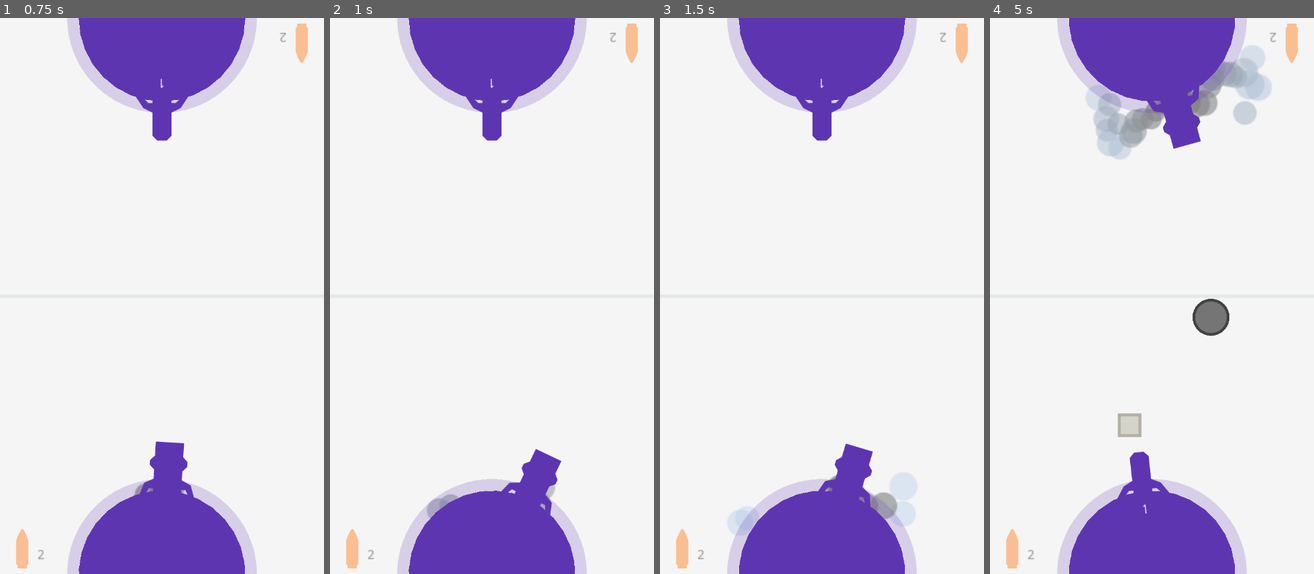
Above: before the commit, frames 1-4 (left to right).
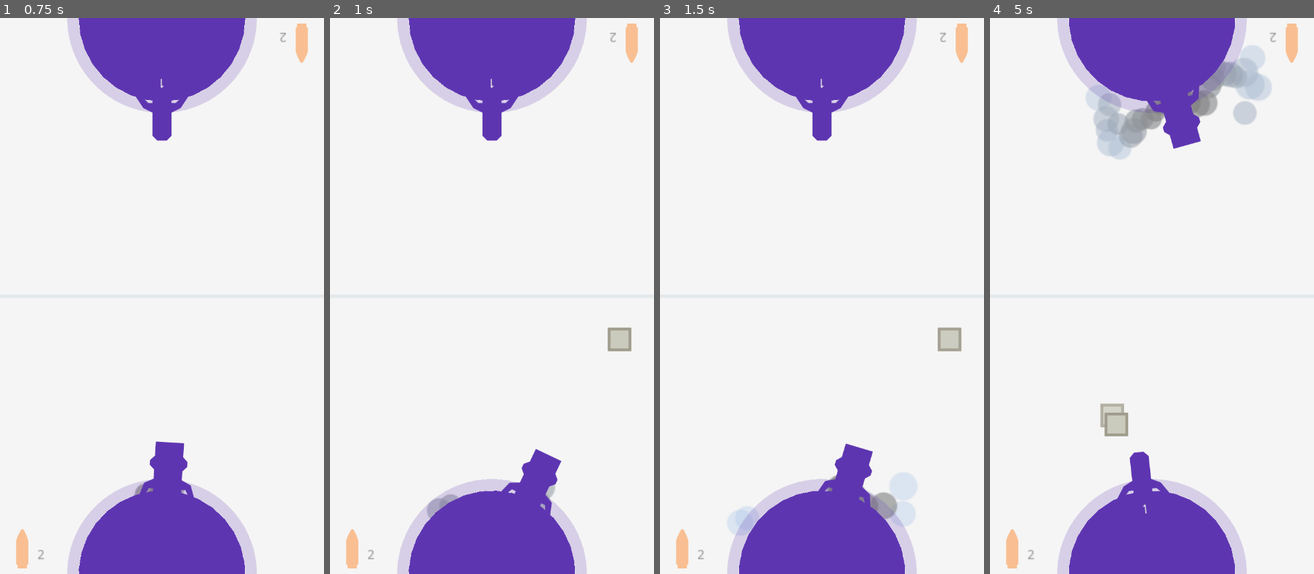
Above: after the commit, the same moments.

Repository: HassanHeydariNasab/2-player-battle
Game: Godot game, scene res://Main.tscn
Same seed, same stepped clock (60 frames per second), same inputs: the game is played once before the commit and once after it.
Inputs (mouse positions are in pixels of both pictures, inside the frame that each line leads up to):
- Up to frame 1 (0.75 s): tap Enter at 0.5 s; move the mouse to (145, 407) at 0.52 s; hold Right (A_right) from 0.53 s (still down); hold Down (A_change_weapon) from 0.53 s (still down); click (145, 407) at 0.67 s
- Up to frame 2 (1 s): keep holding Right (A_right); keep holding Down (A_change_weapon)
- Up to frame 3 (1.5 s): release Right (A_right) at 1.25 s; release Down (A_change_weapon) at 1.25 s; drag from (919, 379) to (805, 407) at 1.27 s
- Up to frame 4 (5 s): move the mouse to (1054, 212) at 2.02 s; hold Left (A_left) 2.03-2.75 s; hold S (B_change_weapon) 2.03-2.75 s; drag from (1168, 296) to (1054, 212) at 2.77 s; tap Space at 3.5 s; move the mouse to (1103, 157) at 3.52 s; hold Left (A_left) 3.53-4.25 s; hold Down (A_change_weapon) 3.53-4.25 s; tap Enter at 4.25 s; drag from (1223, 268) to (1129, 423) at 4.27 s

Frame 1 is identical in both runs. In frame 2, 0.3% of the frame differs, in the area x 85-94%, y 55-60%; in frame 3, 0.3%; in frame 4, 1.2%, in the area x 34-74%, y 50-76%.

Commit message:
Add some sounds

Diff:
--- a/Bomb.gd
+++ b/Bomb.gd
@@ -4,8 +4,10 @@
 onready var Explode = $Explode
 onready var Lifetime = $Lifetime
 
-const POWER = 20
+const POWER = 10
 var target = null
+
+var is_exploded = false
 
 func _ready():
 	randomize()
@@ -14,7 +16,7 @@
 		Tween.TRANS_QUAD, Tween.EASE_OUT
 	)
 	Explode.interpolate_property(
-		self, 'scale', get_scale(), get_scale()*6, 0.5,
+		self, 'scale', get_scale(), get_scale()*7, 0.5,
 		Tween.TRANS_QUAD, Tween.EASE_OUT
 	)
 	Lifetime.interpolate_property(
@@ -34,17 +36,18 @@
 
 func _on_Bomb_area_entered(area):
 	# Base
-	if area.get_collision_layer_bit(0):
+	if area.get_collision_layer_bit(G.LAYER['BASE']):
 		area.health -= POWER
 	# Bullet, Rocket, Bomb,...
-	elif area.get_collision_layer_bit(G.LAYER['BULLET']):
+	elif area.get_collision_layer_bit(G.LAYER['BULLET']) and not is_exploded:
+		is_exploded = true
 		area.shape_owner_clear_shapes(0)
+		area.queue_free()
 		G.Main.onBombExplosion()
 		Explode.start()
 		Lifetime.stop_all()
-		area.queue_free()
-	elif area.get_collision_layer_bit(G.LAYER['BOMB']):
-		area.queue_free()
+#	elif area.get_collision_layer_bit(G.LAYER['BOMB']):
+#		area.queue_free()
 
 
 func _on_Lifetime_tween_completed(object, key):
--- a/Gun.tscn
+++ b/Gun.tscn
@@ -22,6 +22,7 @@
 
 [node name="Shoot" type="AudioStreamPlayer" parent="."]
 stream = ExtResource( 2 )
+volume_db = -7.0
 
 [node name="Flame" type="Sprite" parent="."]
 modulate = Color( 1, 0.670588, 0.25098, 0 )
--- a/GunUpgrade.gd
+++ b/GunUpgrade.gd
@@ -39,6 +39,7 @@
 func _on_GunUpgrade_area_entered(area):
 	shape_owner_clear_shapes(0)
 	area.queue_free()
+	G.Main.onGrab_GunUpgrade()
 	Lifetime.stop_all()
 	if get_global_position().y > G.Main.screenSize.y/2:
 		G.Main.BaseA.inc_gunLevel(1)
--- a/Main.gd
+++ b/Main.gd
@@ -15,9 +15,11 @@
 onready var Ricochet1 = $Ricochet1
 onready var Ricochet2 = $Ricochet2
 onready var BombExplosion = $BombExplosion
+onready var GunUpgradeSound = $GunUpgradeSound
+onready var RocketPackSound = $RocketPackSound
 
 onready var MainCamera = $MainCamera
-
+onready var ShakeCamera = $ShakeCamera
 
 var RocketPack = preload('res://RocketPack.tscn')
 var GunUpgrade = preload('res://GunUpgrade.tscn')
@@ -40,6 +42,43 @@
 	$RocketPackInterval.start()
 	$GunUpgradeInterval.start()
 	$BombInterval.start()
+
+	ShakeCamera.interpolate_property(
+		MainCamera, 'offset',
+		Vector2(
+			screenSize.x/2, screenSize.y/2
+		),
+		Vector2(
+			screenSize.x/2+3, screenSize.y/2+4
+		), 0.3, Tween.TRANS_BOUNCE, Tween.EASE_IN_OUT
+	)
+	ShakeCamera.interpolate_property(
+		MainCamera, 'offset',
+		Vector2(
+			screenSize.x/2+3, screenSize.y/2+4
+		),
+		Vector2(
+			screenSize.x/2-3, screenSize.y/2-2
+		), 0.3, Tween.TRANS_BOUNCE, Tween.EASE_IN_OUT, 0.3
+	)
+	ShakeCamera.interpolate_property(
+		MainCamera, 'offset',
+		Vector2(
+			screenSize.x/2-3, screenSize.y/2-2
+		),
+		Vector2(
+			screenSize.x/2+4, screenSize.y/2-2
+		), 0.3, Tween.TRANS_BOUNCE, Tween.EASE_IN_OUT, 0.6
+	)
+	ShakeCamera.interpolate_property(
+		MainCamera, 'offset',
+		Vector2(
+			screenSize.x/2+4, screenSize.y/2-2
+		),
+		Vector2(
+			screenSize.x/2, screenSize.y/2
+		), 0.3, Tween.TRANS_BOUNCE, Tween.EASE_IN_OUT, 0.6
+	)
 
 
 var is_touching = false
@@ -142,8 +181,16 @@
 	RocketExplosionOnBase.play()
 
 func onBombExplosion():
-	if not BombExplosion.is_playing():
+#	if not BombExplosion.is_playing():
 		BombExplosion.play()
+		ShakeCamera.start()
+
+
+func onGrab_GunUpgrade():
+	GunUpgradeSound.play()
+
+func onGrab_RocketPack():
+	RocketPackSound.play()
 
 var RocketPack_random_x = 0
 var RocketPack_random_y = 0
@@ -183,3 +230,7 @@
 		Vector2(Bomb_random_x, Bomb_random_y)
 	)
 	Packs.add_child(Bomb_)
+
+
+func _on_ShakeCamera_tween_completed(object, key):
+	ShakeCamera.set_active(false)
--- a/Main.tscn
+++ b/Main.tscn
@@ -8,6 +8,8 @@
 [ext_resource path="res://Sounds/109957__rakurka__incoming-ricochets-2_selected_1.wav" type="AudioStream" id=6]
 [ext_resource path="res://Sounds/109957__rakurka__incoming-ricochets-2_selected_2.wav" type="AudioStream" id=7]
 [ext_resource path="res://Sounds/172870__escortmarius__carbidexplosion.wav" type="AudioStream" id=8]
+[ext_resource path="res://Sounds/156179__jl-barrett__keys-2-single.wav" type="AudioStream" id=9]
+[ext_resource path="res://Sounds/409754__las98__43-metal4.wav" type="AudioStream" id=10]
 
 [node name="Main" type="Control"]
 anchor_right = 1.0
@@ -99,20 +101,32 @@
 stream = ExtResource( 8 )
 volume_db = -3.0
 
+[node name="GunUpgradeSound" type="AudioStreamPlayer" parent="."]
+stream = ExtResource( 9 )
+volume_db = 1.0
+
+[node name="RocketPackSound" type="AudioStreamPlayer" parent="."]
+stream = ExtResource( 10 )
+volume_db = 1.0
+
 [node name="RocketPackInterval" type="Timer" parent="."]
-wait_time = 7.0
+wait_time = 11.0
 
 [node name="GunUpgradeInterval" type="Timer" parent="."]
-wait_time = 2.0
 
 [node name="BombInterval" type="Timer" parent="."]
-wait_time = 5.0
+wait_time = 7.0
 
 [node name="MainCamera" type="Camera2D" parent="."]
 rotating = true
 current = true
 
+[node name="ShakeCamera" type="Tween" parent="."]
+repeat = true
+playback/repeat = true
+
 [connection signal="item_rect_changed" from="." to="." method="_on_Main_item_rect_changed"]
 [connection signal="timeout" from="RocketPackInterval" to="." method="_on_RocketPackInterval_timeout"]
 [connection signal="timeout" from="GunUpgradeInterval" to="." method="_on_GunUpgradeInterval_timeout"]
 [connection signal="timeout" from="BombInterval" to="." method="_on_BombInterval_timeout"]
+[connection signal="tween_completed" from="ShakeCamera" to="." method="_on_ShakeCamera_tween_completed"]
--- a/RocketPack.gd
+++ b/RocketPack.gd
@@ -40,6 +40,7 @@
 func _on_RocketPack_area_entered(area):
 	shape_owner_clear_shapes(0)
 	area.queue_free()
+	G.Main.onGrab_RocketPack()
 	Lifetime.stop_all()
 	if get_global_position().y > G.Main.screenSize.y/2:
 		G.Main.BaseA.rockets += 1
--- a/RocketPack.tscn
+++ b/RocketPack.tscn
@@ -7,6 +7,7 @@
 
 [node name="RocketPack" type="Area2D"]
 rotation = 1.5708
+scale = Vector2( 1.5, 1.5 )
 collision_layer = 16
 collision_mask = 2
 script = ExtResource( 1 )
Not shown: 1 places in Main.tscn that only renumber resources
Not shown, added: Sounds/156179__jl-barrett__keys-2-single.wav.import
Not shown, added: Sounds/409754__las98__43-metal4.wav.import
Not shown, changed: ATTRIBUTIONS.md
Not shown, added: Sounds/156179__jl-barrett__keys-2-single.wav
Not shown, added: Sounds/409754__las98__43-metal4.wav
